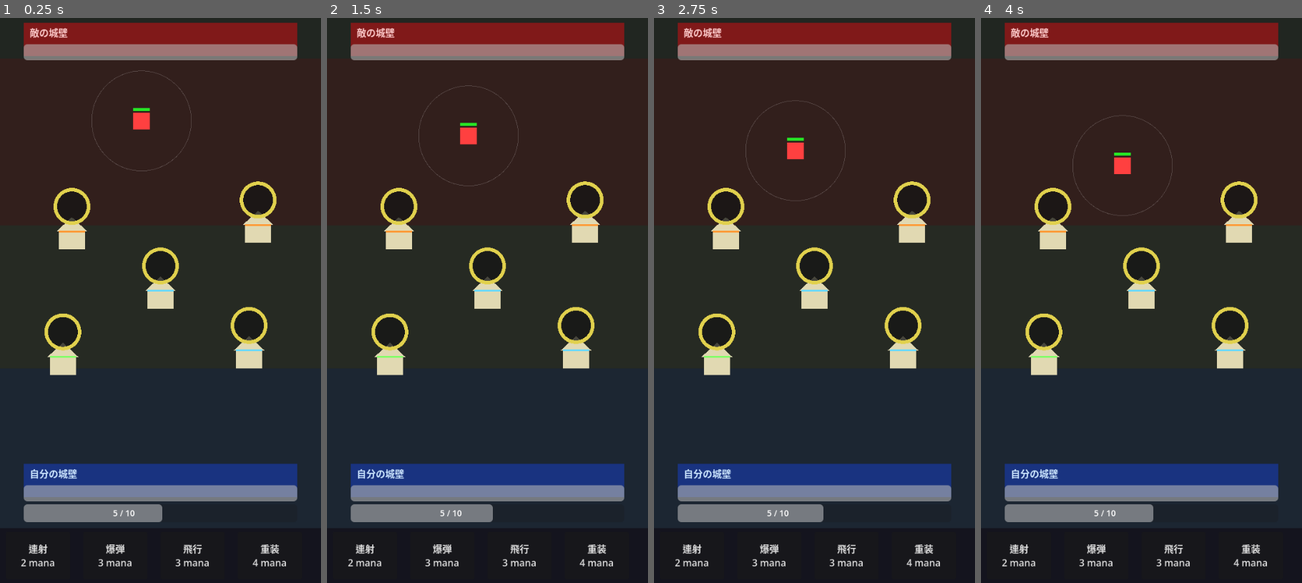
Above: before the commit, frames 1-4 (left to right).
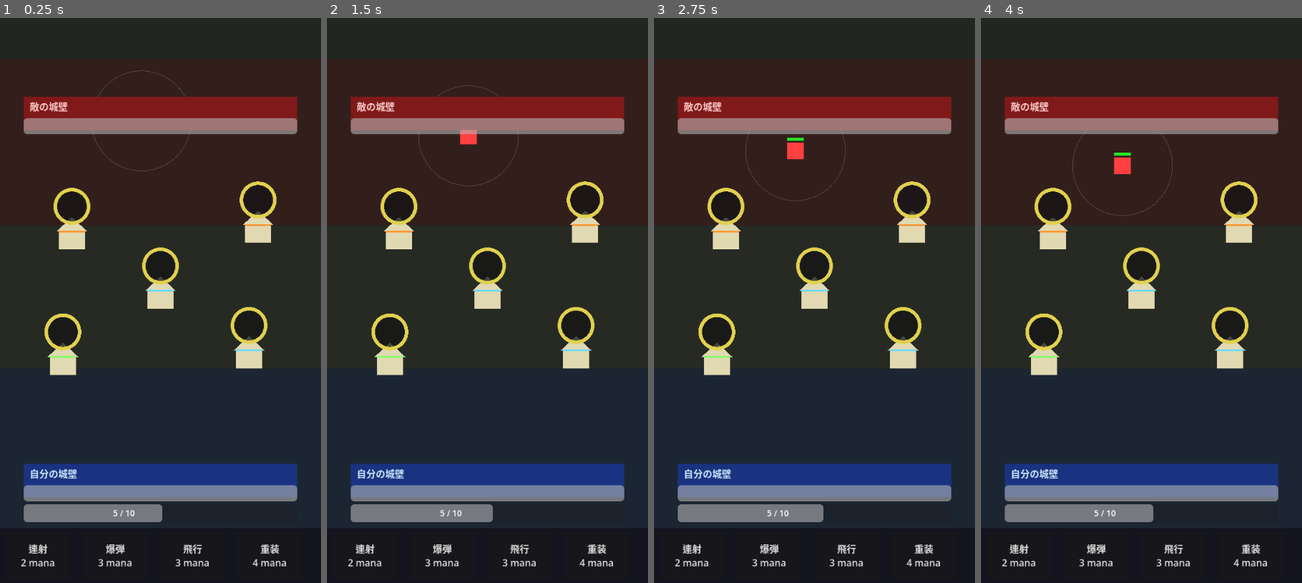
Above: after the commit, the same moments.

Repository: okdsgr/mvp-02
Game: Godot game, scene res://scenes/main.tscn
Same seed, same stepped clock (60 frames per second), same inputs: the game is played once before the commit and once after it. This scene is started directly instead of the project's main scene.
Inputs:
- Up to frame 1 (0.25 s): no input
- Up to frame 2 (1.5 s): click "連射 2 mana" at 0.5 s; click "爆弾 3 mana" at 1.25 s
- Up to frame 3 (2.75 s): click "飛行 3 mana" at 2 s
- Up to frame 4 (4 s): click "重装 4 mana" at 2.75 s; click "連射 2 mana" at 3.5 s

The runs differ from the first frame. In frame 1, 11% of the frame differs, in the area x 7-93%, y 0-21%; in frame 2, 11%; in frame 3, 11%; in frame 4, 11%.

Commit message:
fix: PvP castle UI correct for red team

Diff:
--- a/scenes/main.tscn
+++ b/scenes/main.tscn
@@ -34,9 +34,9 @@
 layout_mode = 3
 anchors_preset = 0
 offset_left = 40.0
-offset_top = 20.0
+offset_top = 144.0
 offset_right = 500.0
-offset_bottom = 76.0
+offset_bottom = 200.0
 
 [node name="BG" type="ColorRect" parent="UI/EnemyCastle" unique_id=1276660094]
 layout_mode = 0
--- a/scripts/hut.gd
+++ b/scripts/hut.gd
@@ -11,10 +11,7 @@
 var spawn_timer: float = 0.0
 var captured_by: int = -1
 var captured_unit_type: int = 0
-
-# 現在攻撃中のチーム（索敵除外用）
-var attacker_team: int = -1  # -1=なし, 0=青, 1=赤
-
+var attacker_team: int = -1
 var attack_pressure: Array = [0.0, 0.0]
 var pressure_decay: float = 1.0
 
@@ -36,21 +33,16 @@
 func _ready() -> void:
 	add_to_group("huts")
 
-func _physics_process(delta: float) -> void:
-	# HP自然回復（色問わず）
+func _process(delta: float) -> void:
 	if hp < max_hp:
 		hp = min(hp + hp_regen * delta, max_hp)
-
-	# 攻撃中チームのリセット（攻撃が止まったら解除）
 	attack_pressure[0] = max(0.0, attack_pressure[0] - pressure_decay * delta)
 	attack_pressure[1] = max(0.0, attack_pressure[1] - pressure_decay * delta)
-	# 攻撃プレッシャーがなくなったらattacker_teamリセット
 	if attacker_team >= 0 and attack_pressure[attacker_team] <= 0.0:
 		attacker_team = -1
-
 	queue_redraw()
 
-	# 満タン時にユニット生産
+func _physics_process(delta: float) -> void:
 	if state != HutState.NEUTRAL and captured_by >= 0 and hp >= max_hp * 0.99:
 		spawn_timer += delta
 		if spawn_timer >= spawn_cooldown:
@@ -70,12 +62,10 @@
 	main.add_child(unit)
 
 func can_be_attacked_by(team: int) -> bool:
-	# 味方小屋は攻撃不可
 	if state == HutState.PLAYER and team == 0:
 		return false
 	if state == HutState.ENEMY and team == 1:
 		return false
-	# ④: 既に別チームが攻撃中なら、同チーム以外は攻撃不可
 	if attacker_team >= 0 and attacker_team != team:
 		return false
 	return true
@@ -88,7 +78,7 @@
 	hp -= amount
 	queue_redraw()
 	if hp <= 0:
-		return -hp  # 余剰（残りHP計算用）
+		return -hp
 	return 0.0
 
 func capture(team: int, unit_type: int, remaining_hp: float) -> void:
@@ -105,7 +95,17 @@
 	if main.has_method("on_hut_captured"):
 		main.on_hut_captured(self, team)
 
+func _get_my_team() -> int:
+	var main = get_tree().current_scene
+	if main and "my_team" in main:
+		return main.my_team
+	return 0
+
 func _draw() -> void:
+	# 赤チームのcanvas_transform(180度回転)を打ち消す
+	if _get_my_team() == 1:
+		draw_set_transform(Vector2.ZERO, PI, Vector2.ONE)
+
 	var body_color = BODY_COLORS[state]
 	var accent_idx = clamp(hut_type if state == HutState.NEUTRAL else captured_unit_type, 0, 2)
 	var accent = TYPE_ACCENT[accent_idx]
@@ -117,7 +117,6 @@
 	if state != HutState.NEUTRAL:
 		draw_circle(Vector2(0, 8), 5, accent)
 
-	# 円グラフHP
 	var radius = 28.0
 	var center = Vector2(0, -52)
 	draw_circle(center, radius, Color(0.08, 0.08, 0.08, 0.75))
@@ -130,7 +129,6 @@
 	if hp_ratio > 0.01:
 		draw_arc(center, radius, -PI * 0.5, -PI * 0.5 + TAU * hp_ratio, 48, hp_color, 6.0)
 
-	# 攻撃プレッシャーリング
 	var blue_r = clamp(attack_pressure[0] / 200.0, 0, 1)
 	var red_r  = clamp(attack_pressure[1] / 200.0, 0, 1)
 	if blue_r > 0.01:
--- a/scripts/main.gd
+++ b/scripts/main.gd
@@ -34,12 +34,13 @@
 var vp_w: float = 540.0
 var vp_h: float = 960.0
 
+var my_castle_bg: ColorRect
+var opp_castle_bg: ColorRect
+var my_hp_bar: ProgressBar
+var opp_hp_bar: ProgressBar
+
 @onready var mana_bar = $UI/ManaPannel/ManaBar
 @onready var mana_label = $UI/ManaPannel/ManaLabel
-@onready var player_hp_bar = $UI/PlayerCastle/HPBar
-@onready var enemy_hp_bar = $UI/EnemyCastle/HPBar
-@onready var player_castle_bg = $UI/PlayerCastle/BG
-@onready var enemy_castle_bg = $UI/EnemyCastle/BG
 
 func _ready() -> void:
 	var vp = get_viewport().get_visible_rect().size
@@ -52,20 +53,36 @@
 	if is_pvp:
 		my_team = 0 if multiplayer.is_server() else 1
 		multiplayer.peer_disconnected.connect(_on_peer_disconnected)
-	print("main: is_pvp=", is_pvp, " my_team=", my_team)
-
-	# 赤チーム：180度回転（点対称）
-	# Transform2D の列ベクトル形式：
-	# column 0 = x軸方向 = (-1, 0)
-	# column 1 = y軸方向 = (0, -1)
-	# origin = (vp_w, vp_h)
+	print("main: my_team=", my_team)
+
+	# 赤チームはcanvas_transformで180度回転
+	# 回転後: 赤城壁(world上部)→画面下、青城壁(world下部)→画面上
+	# 両チームとも PlayerCastle(画面下)=自分、EnemyCastle(画面上)=敵 で統一
 	if my_team == 1:
 		var ct = Transform2D()
 		ct[0] = Vector2(-1.0, 0.0)
 		ct[1] = Vector2(0.0, -1.0)
 		ct[2] = Vector2(vp_w, vp_h)
 		get_viewport().canvas_transform = ct
-		print("canvas_transform set for red team")
+
+	# UI割り当て：両チームとも同じ（画面下=自分、画面上=敵）
+	my_castle_bg = $UI/PlayerCastle/BG
+	opp_castle_bg = $UI/EnemyCastle/BG
+	my_hp_bar = $UI/PlayerCastle/HPBar
+	opp_hp_bar = $UI/EnemyCastle/HPBar
+	$UI/PlayerCastle/Label.text = "自分の城壁"
+	$UI/EnemyCastle/Label.text = "敵の城壁"
+
+	# 自分の城壁色=自チームカラー、敵の城壁色=相手チームカラー
+	if my_team == 0:
+		my_castle_bg.color = Color(0.1, 0.2, 0.5)
+		opp_castle_bg.color = Color(0.5, 0.1, 0.1)
+	else:
+		my_castle_bg.color = Color(0.5, 0.1, 0.1)
+		opp_castle_bg.color = Color(0.1, 0.2, 0.5)
+
+	my_hp_bar.max_value = 500.0
+	opp_hp_bar.max_value = 500.0
 
 	if not is_pvp or my_team == 0:
 		_spawn_and_sync_huts()
@@ -215,14 +232,10 @@
 			_end_game(my_team != 1)
 
 func _get_mana_mult(t: float) -> int:
-	if t >= 60:
-		return 8
-	elif t >= 45:
-		return 4
-	elif t >= 30:
-		return 3
-	elif t >= 15:
-		return 2
+	if t >= 60: return 8
+	elif t >= 45: return 4
+	elif t >= 30: return 3
+	elif t >= 15: return 2
 	return 1
 
 func _process(delta: float) -> void:
@@ -258,26 +271,29 @@
 	add_child(unit)
 
 func _update_ui() -> void:
-	var my_hp = player_hp if my_team == 0 else enemy_hp
-	var opp_hp = enemy_hp if my_team == 0 else player_hp
 	mana_bar.value = mana
 	mana_label.text = str(int(mana)) + " / " + str(int(MANA_MAX))
-	player_hp_bar.value = my_hp
-	enemy_hp_bar.value = opp_hp
+	# 自分のHP: team0=player_hp(青城壁), team1=enemy_hp(赤城壁)
+	my_hp_bar.value = player_hp if my_team == 0 else enemy_hp
+	opp_hp_bar.value = enemy_hp if my_team == 0 else player_hp
 
 func _update_flash(delta: float) -> void:
-	if player_flash_timer > 0.0:
-		player_flash_timer -= delta
-		var t = clamp(player_flash_timer / FLASH_DURATION, 0.0, 1.0)
-		player_castle_bg.color = Color(0.1, 0.2, 0.5).lerp(Color(1.0, 0.1, 0.1), t)
-	else:
-		player_castle_bg.color = Color(0.1, 0.2, 0.5)
-	if enemy_flash_timer > 0.0:
-		enemy_flash_timer -= delta
-		var t = clamp(enemy_flash_timer / FLASH_DURATION, 0.0, 1.0)
-		enemy_castle_bg.color = Color(0.5, 0.1, 0.1).lerp(Color(1.0, 0.9, 0.1), t)
-	else:
-		enemy_castle_bg.color = Color(0.5, 0.1, 0.1)
+	player_flash_timer = max(0.0, player_flash_timer - delta)
+	enemy_flash_timer = max(0.0, enemy_flash_timer - delta)
+
+	var my_base = Color(0.1, 0.2, 0.5) if my_team == 0 else Color(0.5, 0.1, 0.1)
+	var my_ft = player_flash_timer if my_team == 0 else enemy_flash_timer
+	if my_ft > 0.0:
+		my_castle_bg.color = my_base.lerp(Color(1.0, 0.85, 0.1), clamp(my_ft / FLASH_DURATION, 0, 1))
+	else:
+		my_castle_bg.color = my_base
+
+	var opp_base = Color(0.5, 0.1, 0.1) if my_team == 0 else Color(0.1, 0.2, 0.5)
+	var opp_ft = enemy_flash_timer if my_team == 0 else player_flash_timer
+	if opp_ft > 0.0:
+		opp_castle_bg.color = opp_base.lerp(Color(1.0, 0.85, 0.1), clamp(opp_ft / FLASH_DURATION, 0, 1))
+	else:
+		opp_castle_bg.color = opp_base
 
 func spend_mana(cost: float) -> bool:
 	if mana >= cost:
@@ -292,6 +308,7 @@
 		u.set_process(false)
 	for h in get_tree().get_nodes_in_group("huts"):
 		h.set_physics_process(false)
+		h.set_process(false)
 	var label = $UI/GameOverLabel
 	label.text = "VICTORY!\n\nRキーでリスタート" if win else "GAME OVER\n\nRキーでリスタート"
 	label.modulate = Color(0.2, 0.9, 0.2) if win else Color(0.9, 0.2, 0.2)
--- a/scripts/units/unit.gd
+++ b/scripts/units/unit.gd
@@ -17,8 +17,9 @@
 var state: int = UnitState.SCOUT
 var _locked_target = null
 
-const ENEMY_CASTLE_Y = 120.0
-const PLAYER_CASTLE_Y = 740.0
+# world座標での城壁Y（unit.gdは世界座標で動く）
+const ENEMY_CASTLE_Y = 214.0   # team0の敵城壁（上）
+const PLAYER_CASTLE_Y = 746.0  # team0の自城壁（下）
 const CASTLE_ATTACK_POWER = 5.0
 const HUT_ATTACK_POWER = 5.0
 
@@ -29,19 +30,22 @@
 	_body_color = color
 	queue_redraw()
 
+func _get_my_team() -> int:
+	var main = get_tree().current_scene
+	if main and "my_team" in main:
+		return main.my_team
+	return 0
+
 func _physics_process(delta: float) -> void:
 	attack_timer = max(0.0, attack_timer - delta)
-
 	match state:
 		UnitState.SCOUT:  _do_scout(delta)
 		UnitState.LOCKED: _do_locked(delta)
 		UnitState.CASTLE: _do_castle()
-
 	if team == Team.PLAYER:
 		global_position.y = max(global_position.y, ENEMY_CASTLE_Y)
 	else:
 		global_position.y = min(global_position.y, PLAYER_CASTLE_Y)
-
 	queue_redraw()
 
 func _do_scout(delta: float) -> void:
@@ -57,21 +61,15 @@
 
 func _do_locked(delta: float) -> void:
 	if _locked_target == null or not is_instance_valid(_locked_target):
-		# ターゲット消滅 → 即座に周囲をスキャンして小屋を探す
 		_locked_target = _scan_in_range()
-		if _locked_target != null:
-			# そのままLOCKED継続
-			return
-		state = UnitState.SCOUT
+		if _locked_target == null:
+			state = UnitState.SCOUT
 		return
-
-	# 小屋が攻撃不可になった場合（別チームが攻撃中）
 	if _locked_target.is_in_group("huts") and not _locked_target.can_be_attacked_by(team):
 		_locked_target = _scan_in_range()
 		if _locked_target == null:
 			state = UnitState.SCOUT
 		return
-
 	var dist = global_position.distance_to(_locked_target.global_position)
 	if dist <= melee_range:
 		if attack_timer <= 0.0:
@@ -126,7 +124,6 @@
 			var remaining = hp - HUT_ATTACK_POWER
 			target.capture(team, unit_type, max(remaining, 0.1))
 			_self_damage(HUT_ATTACK_POWER)
-			# 制圧直後：周囲を即スキャン
 			if is_inside_tree():
 				_locked_target = _scan_in_range()
 				state = UnitState.LOCKED if _locked_target != null else UnitState.SCOUT
@@ -145,22 +142,31 @@
 	_self_damage(amount)
 
 func _draw() -> void:
+	# 赤チームはcanvas_transformで180度回転されているので逆回転して正立表示
+	if _get_my_team() == 1:
+		draw_set_transform(Vector2.ZERO, PI, Vector2.ONE)
+
 	draw_rect(Rect2(-14, -14, 28, 28), _body_color)
 	draw_rect(Rect2(-14, -22, 28, 5), Color(0.25, 0.0, 0.0))
 	draw_rect(Rect2(-14, -22, 28.0 * clamp(hp / max_hp, 0, 1), 5), Color(0.15, 0.9, 0.15))
 
 	if state == UnitState.LOCKED and _locked_target != null and is_instance_valid(_locked_target):
-		var local_t = _locked_target.global_position - global_position
-		var dist = local_t.length()
+		# world座標でのターゲット方向
+		var world_dir = _locked_target.global_position - global_position
+		# draw_set_transform(PI)で描画空間が反転しているので方向を反転
+		# 自分が青なら通常、赤なら逆
+		if _get_my_team() == 1:
+			world_dir = -world_dir
+		var dist = world_dir.length()
 		if dist >= 2.0:
-			var dir = local_t.normalized()
+			var dir = world_dir.normalized()
 			var arrow_len = min(dist - 16.0, 70.0)
 			if arrow_len >= 4.0:
 				var s = dir * 16.0
 				var e = s + dir * arrow_len
 				var perp = Vector2(-dir.y, dir.x)
 				draw_line(s, e, Color(1, 1, 0.3, 0.28), 1.0)
-				draw_line(e, e - dir*5 + perp*4, Color(1, 1, 0.3, 0.28), 1.0)
-				draw_line(e, e - dir*5 - perp*4, Color(1, 1, 0.3, 0.28), 1.0)
+				draw_line(e, e - dir * 5 + perp * 4, Color(1, 1, 0.3, 0.28), 1.0)
+				draw_line(e, e - dir * 5 - perp * 4, Color(1, 1, 0.3, 0.28), 1.0)
 	elif state == UnitState.SCOUT:
 		draw_arc(Vector2.ZERO, attack_range, 0, TAU, 48, Color(1, 1, 1, 0.18), 1.0)
